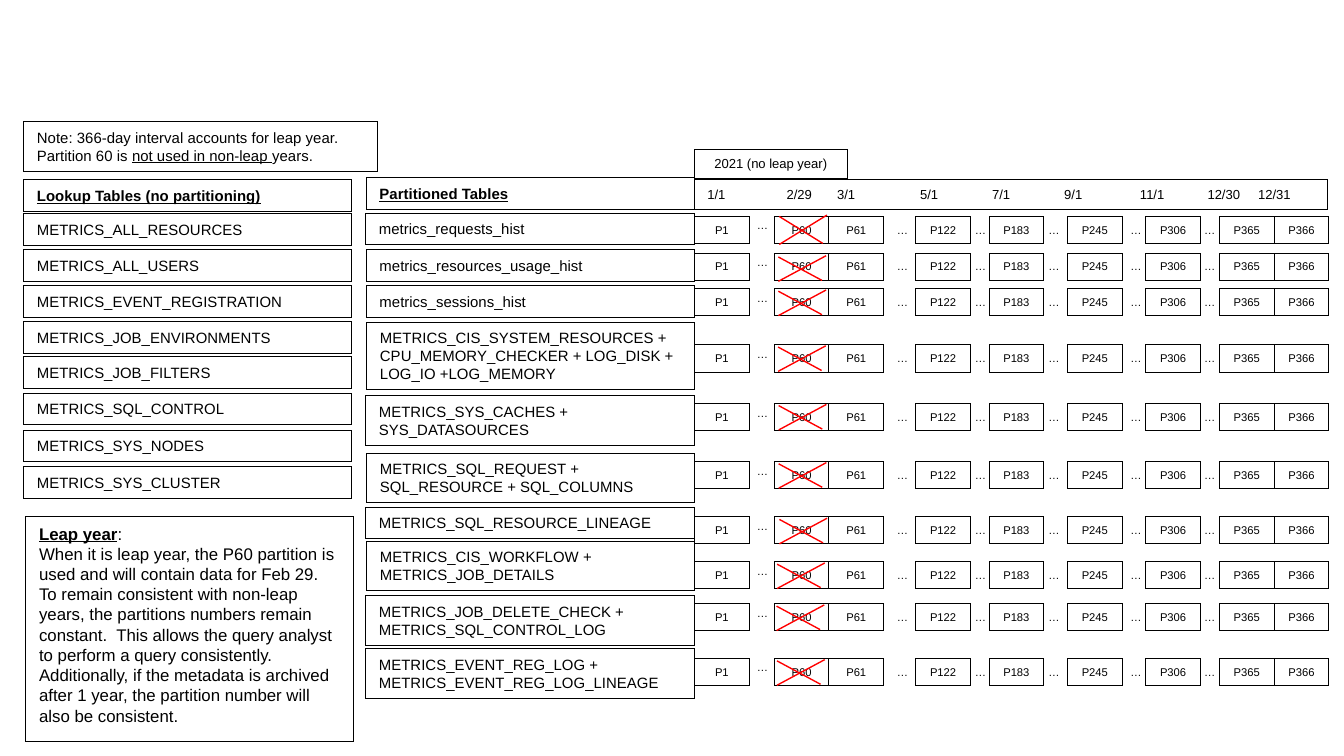
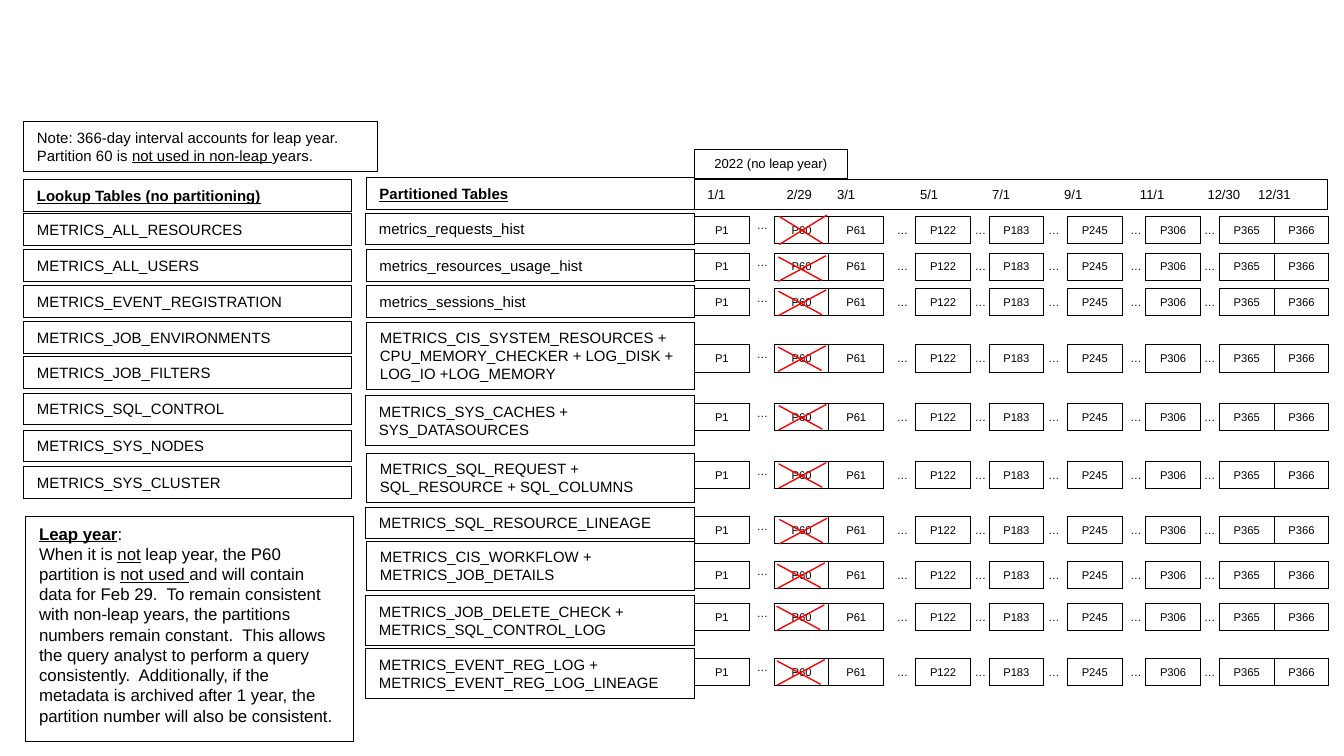
Before and after one commit to TIBCOSoftware/ASAssets_KPI, a slide deck: slide 24 of DocumentationSource/2022Q400/KPI Metrics Overview.pptx. Drawn at 1344x756 pixels with LibreOffice and Linux fonts; fonts in the diff are those of the drawing; background and template pictures are left out. Boxes give left, top, right and bottom in pixels: in the first picture for what was removed or moved away, otherwise in the second. Text is boxed around its words. In the diff, an @@ line names an element or a change of style, - is before the commit and + after.

```diff
--- a/DocumentationSource/2022Q400/KPI Metrics Overview.pptx
+++ b/DocumentationSource/2022Q400/KPI Metrics Overview.pptx
@@ text in rectangle at [714,158,827,171]: text changed @@
-2021 (no leap year)
+2022 (no leap year)
@@ text in rectangle at [39,547,332,726]: text changed @@
-When it is leap year, the P60 partition is used and will contain data for Feb 29. To remain consistent with non-leap years, the partitions numbers remain constant. This allows the query analyst to perform a query consistently. Additionally, if the metadata is archived after 1 year, the partition number will also be consistent.
+When it is not leap year, the P60 partition is not used and will contain data for Feb 29. To remain consistent with non-leap years, the partitions numbers remain constant. This allows the query analyst to perform a query consistently. Additionally, if the metadata is archived after 1 year, the partition number will also be consistent.
```
Also in this commit, not shown: 20 other slides changed, 5 other files.
